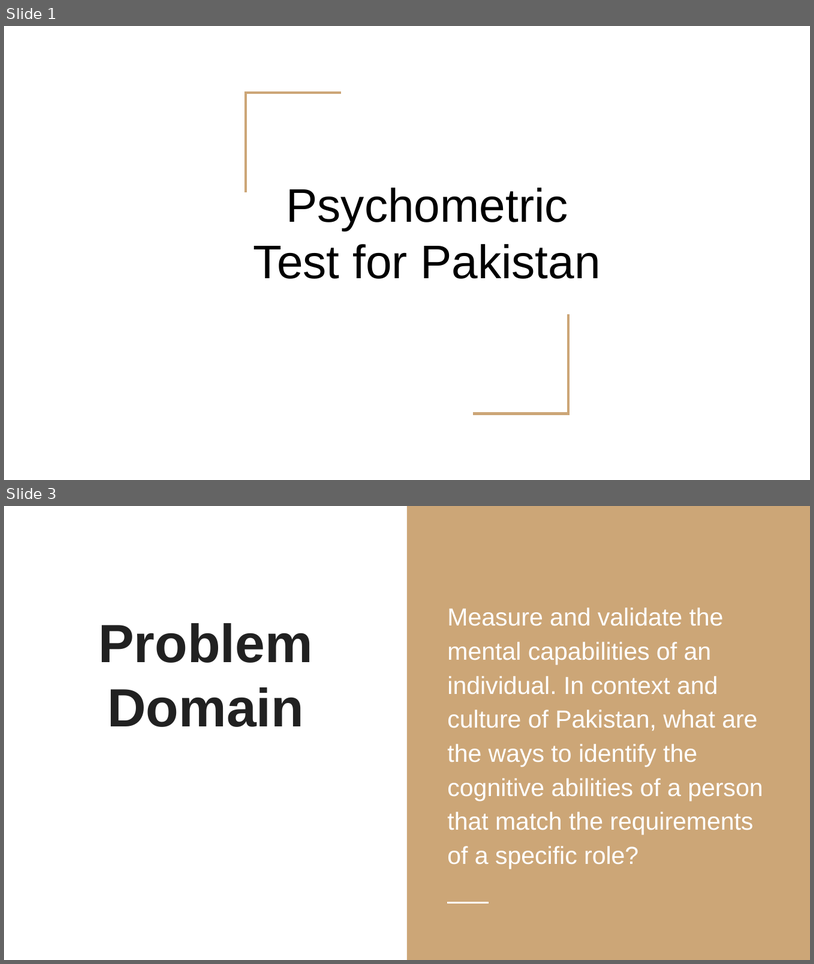
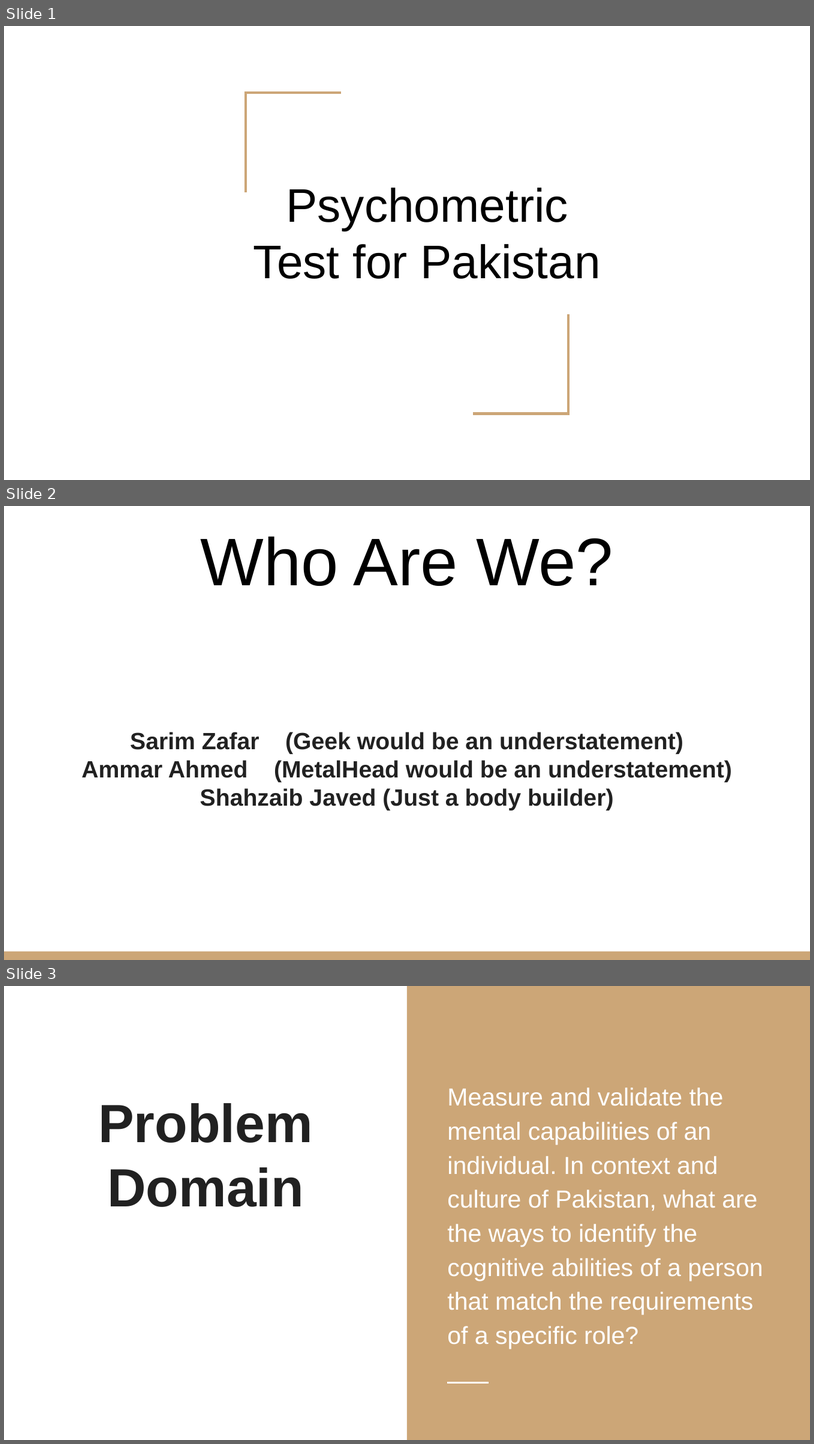
Before and after one commit to sarim-zafar/HCI-Project, a slide deck: docs/pj-task2/POV- Psychometric Test for Pakistan.pptx. Shown one above the other, each under a label of ours: slides 1 and 3 before the commit, slides 1, 2 and 3 after it; the slides between them are not shown. The pictures are 814x964 and 814x1444 pixels, drawn with LibreOffice and Linux fonts; fonts in the diff are those of the drawing. Boxes give left, top, right and bottom in pixels: in the first picture for what was removed or moved away, otherwise in the second. Text is boxed around its words. In the diff, an @@ line names an element or a change of style, - is before the commit and + after.

```diff
--- a/docs/pj-task2/POV- Psychometric Test for Pakistan.pptx
+++ b/docs/pj-task2/POV- Psychometric Test for Pakistan.pptx
@@ slide 2 added at (x1=4, y1=506, x2=810, y2=960), background #FFFFFF @@
@@ title added at (x1=201, y1=536, x2=614, y2=586), 60 pt, text #000000 @@
+Who Are We?
@@ text added at (x1=81, y1=732, x2=732, y2=810), 21 pt, text #212121, bold @@
+Sarim Zafar (Geek would be an understatement)
+Ammar Ahmed (MetalHead would be an understatement)
+Shahzaib Javed (Just a body builder)
@@ rectangle added at (x1=4, y1=951, x2=810, y2=960), fill #CCA677 @@
```
Also in this commit, not shown: 3 slides changed, 7 other slides added, 3 slides removed, 1 other file.
